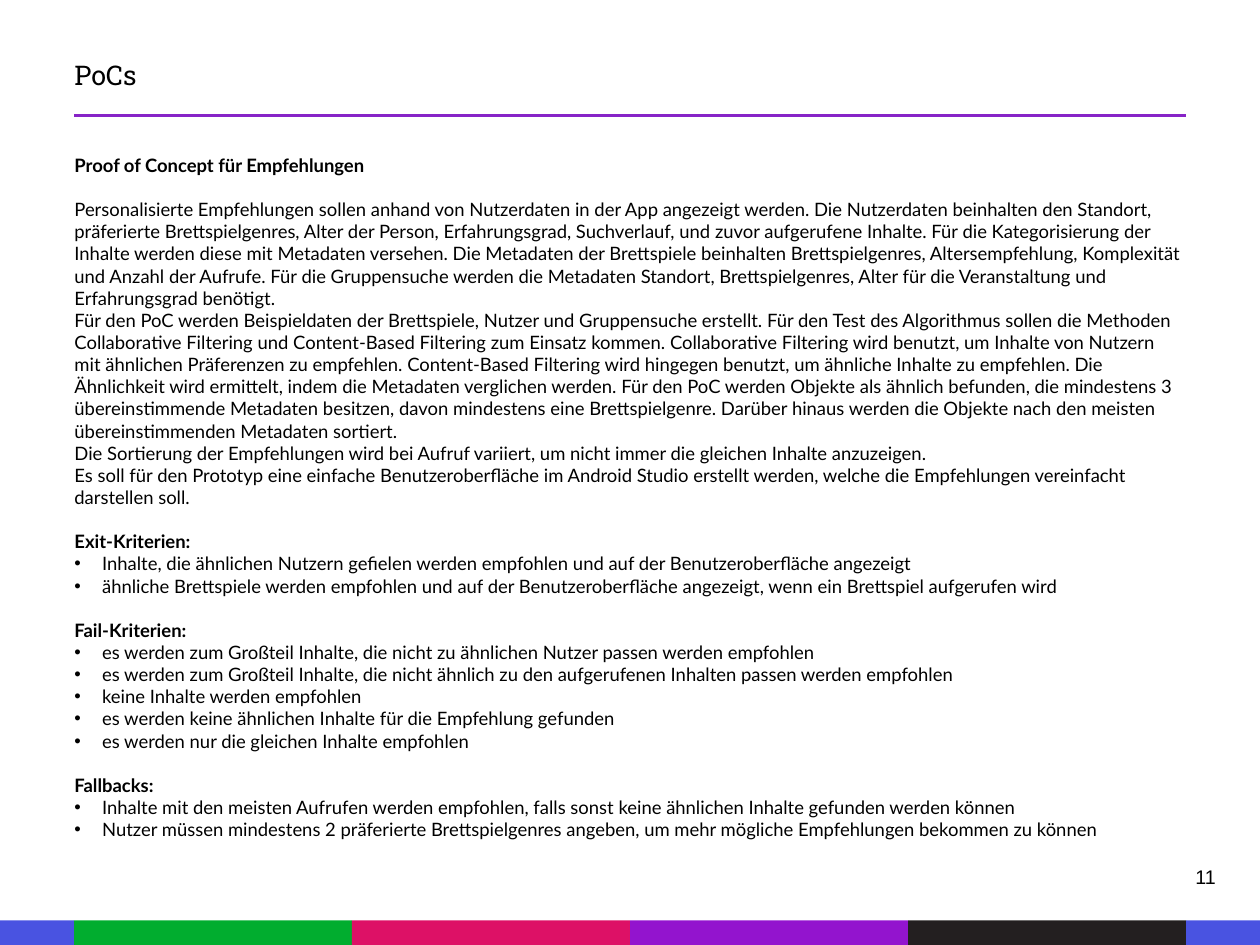
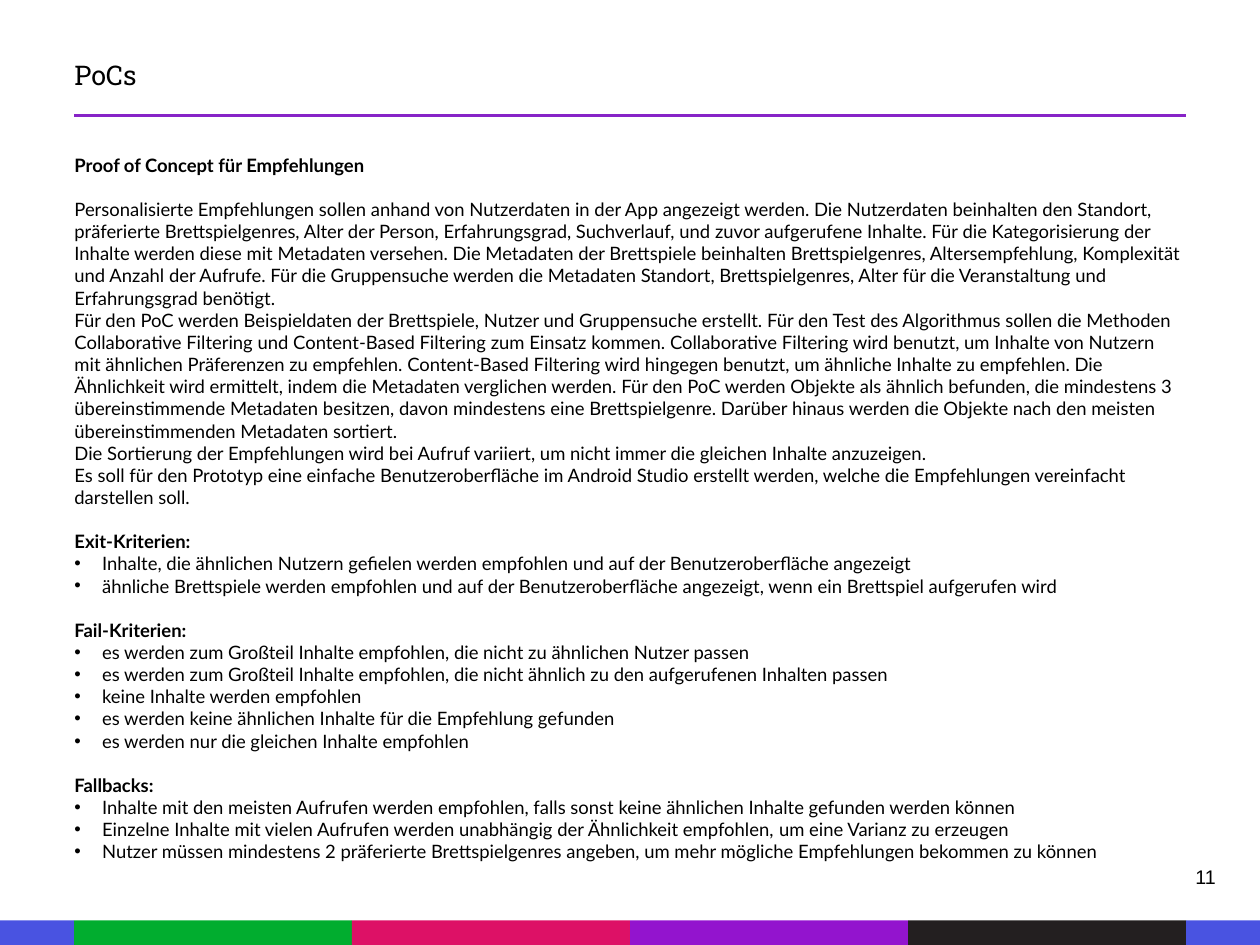
Before and after one commit to FHausen/EPWS2324HausenHeSancak, a slide deck: slide 11 of Artefakte/WS2324_HausenHeSancak_Audit2.pptx. Drawn at 1260x945 pixels with LibreOffice and Linux fonts; fonts in the diff are those of the drawing. Boxes give left, top, right and bottom in pixels: in the first picture for what was removed or moved away, otherwise in the second. Text is boxed around its words. In the diff, an @@ line names an element or a change of style, - is before the commit and + after.

```diff
--- a/Artefakte/WS2324_HausenHeSancak_Audit2.pptx
+++ b/Artefakte/WS2324_HausenHeSancak_Audit2.pptx
@@ text at <box>102,645,888,685</box>: text changed @@
-• es werden zum Großteil Inhalte, die nicht zu ähnlichen Nutzer passen werden empfohlen
-• es werden zum Großteil Inhalte, die nicht ähnlich zu den aufgerufenen Inhalten passen werden empfohlen
+• es werden zum Großteil Inhalte empfohlen, die nicht zu ähnlichen Nutzer passen
+• es werden zum Großteil Inhalte empfohlen, die nicht ähnlich zu den aufgerufenen Inhalten passen
@@ text at <box>102,820,1009,840</box>: paragraph added @@
+• Einzelne Inhalte mit vielen Aufrufen werden unabhängig der Ähnlichkeit empfohlen, um eine Varianz zu erzeugen
```
Also in this commit, not shown: 4 other slides changed, 1 other file.
